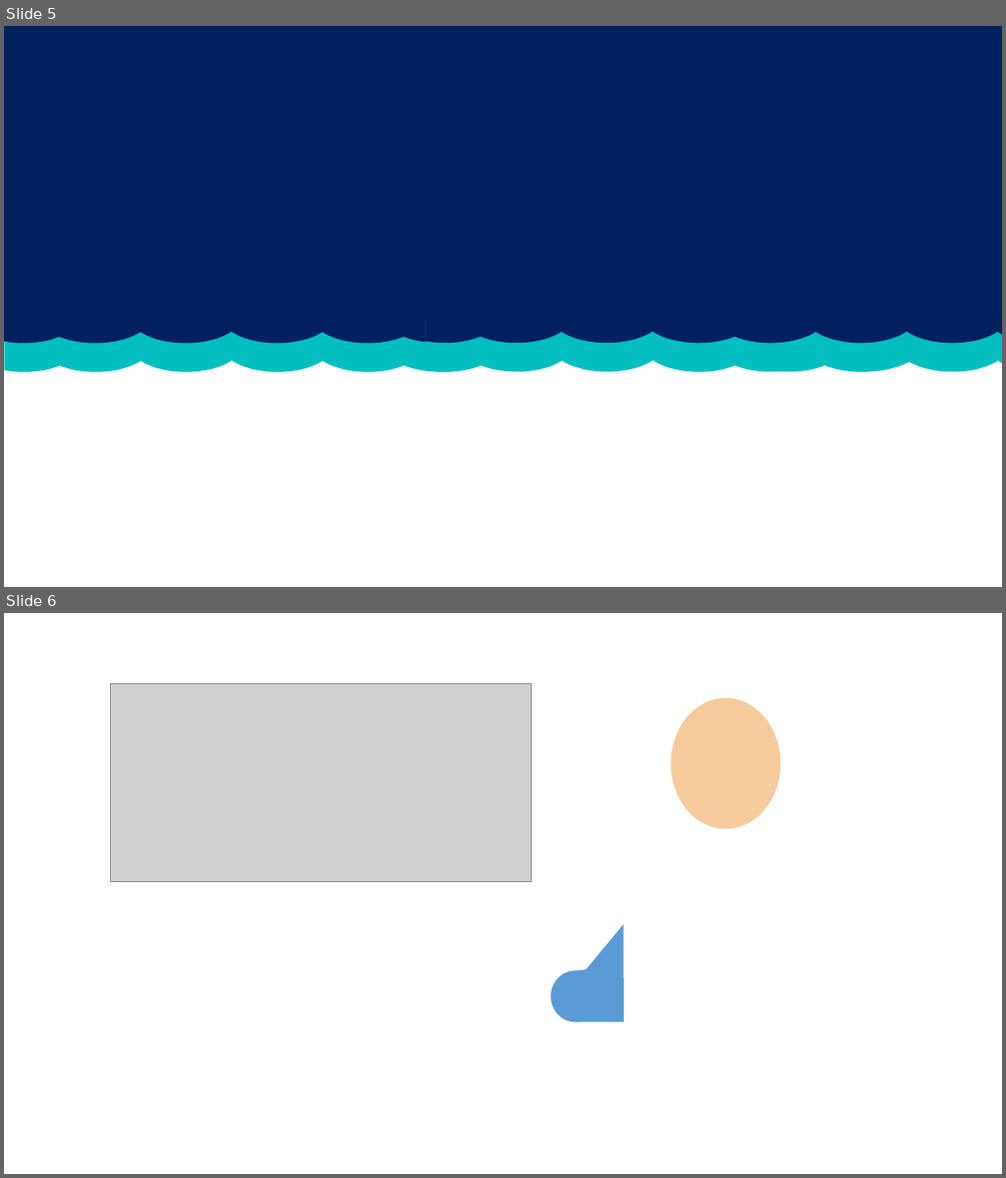
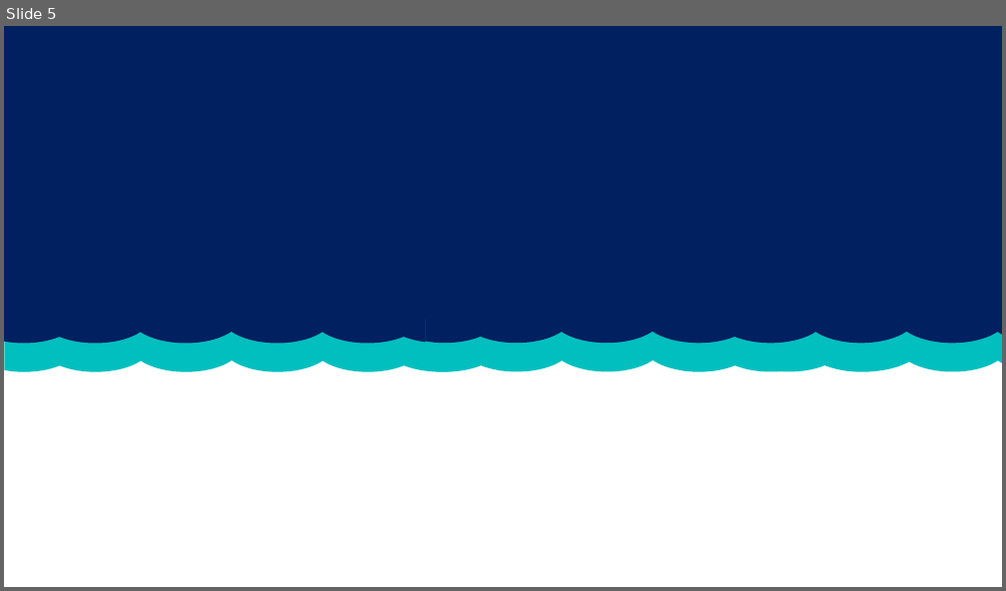
Before and after one commit to ArianeBarros/Projeto-Inova, a slide deck: Imagens/fundinho.pptx. Shown one above the other, each under a label of ours: slides 5 and 6 before the commit, slide 5 after it. The pictures are 1006x1178 and 1006x591 pixels, drawn with LibreOffice and Linux fonts; fonts in the diff are those of the drawing; grey boxes stand for pictures. Boxes give left, top, right and bottom in pixels: in the first picture for what was removed or moved away, otherwise in the second. Text is boxed around its words. In the diff, an @@ line names an element or a change of style, - is before the commit and + after.

Commit message:
11/04

```diff
--- a/Imagens/fundinho.pptx
+++ b/Imagens/fundinho.pptx
@@ slide 6 removed at (x1=4, y1=613, x2=1002, y2=1174), background #FFFFFF @@
@@ picture removed at (x1=110, y1=683, x2=531, y2=881) @@
@@ ellipse removed at (x1=671, y1=698, x2=781, y2=830) @@
@@ right triangle removed at (x1=556, y1=925, x2=624, y2=1006) @@
@@ teardrop removed at (x1=550, y1=970, x2=600, y2=1023) @@
@@ rectangle removed at (x1=576, y1=977, x2=624, y2=1022) @@
```
Also in this commit, not shown: 1 slide added.
